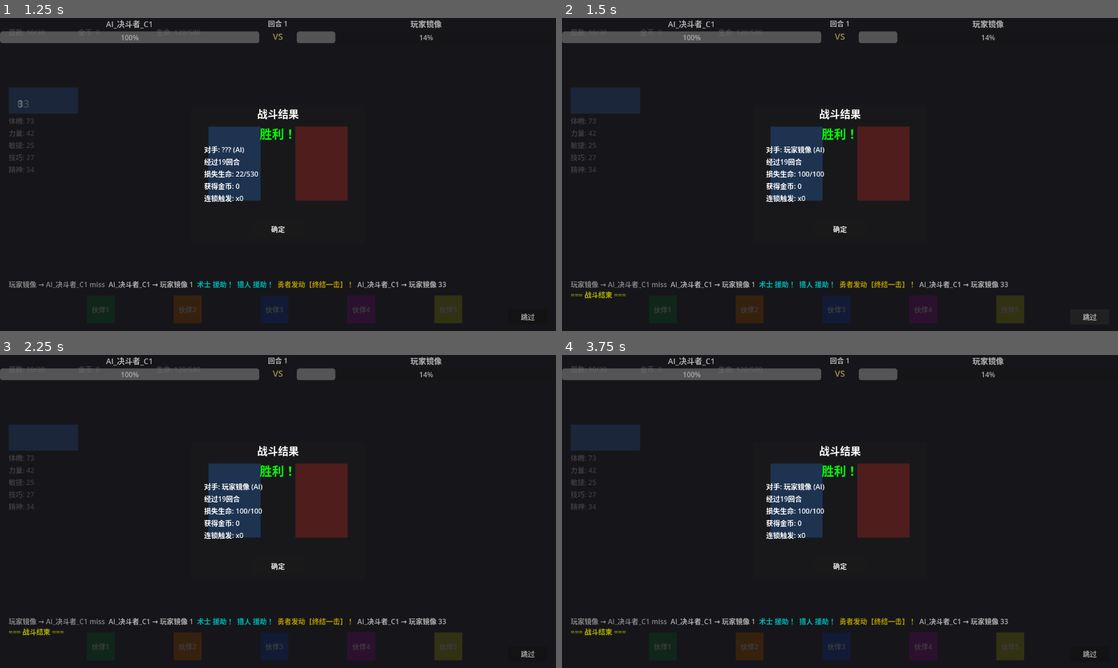
Above: before the commit, frames 1-4 (two rows, left to right).
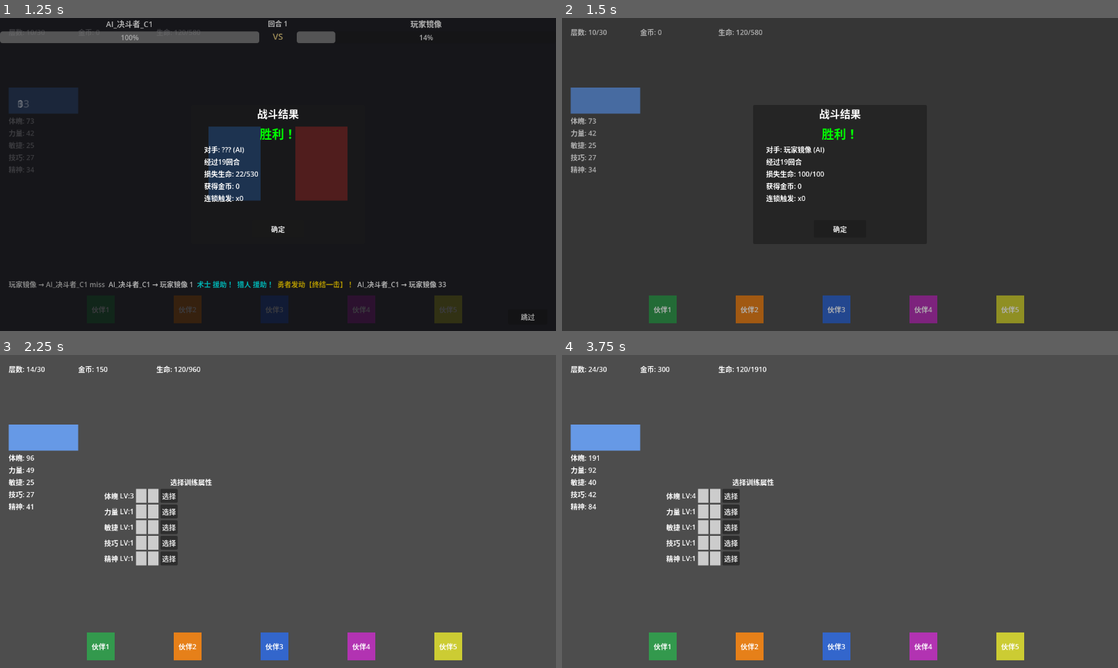
Above: after the commit, the same moments.

Repository: TianYu0321/Hero-Battle
Game: Godot game, scene res://scenes/test/test_full_run_30_turns.tscn
The game is run twice, just before and just after one commit, with the same random seed, the same clock (stepped at 60 frames per second) and the same inputs. This scene is started directly instead of the project's main scene.
Inputs:
- Up to frame 1 (1.25 s): click "确定" at 0.5 s
- Up to frame 2 (1.5 s): click "跳过" at 1.25 s
- Up to frame 3 (2.25 s): click "确定" at 2 s
- Up to frame 4 (3.75 s): click "跳过" at 2.75 s; click "确定" at 3.5 s

Frame 1 is identical in both runs. In frame 2, 89% of the frame differs, in the area x 0-100%, y 0-100%; in frame 3, 97%; in frame 4, 97%.

Commit message:
fix: hide battle_animation_panel before showing summary to avoid overlay

Diff:
--- a/scenes/run_main/run_main.gd
+++ b/scenes/run_main/run_main.gd
@@ -610,6 +610,9 @@
 	_show_battle_summary(_pending_battle_result)
 
 func _show_battle_summary(battle_result: Dictionary) -> void:
+	# 先隐藏战斗动画面板，避免叠加混乱
+	battle_animation_panel.visible = false
+
 	battle_summary_panel.show_result(battle_result)
 	_show_modal_panel(battle_summary_panel)
 	if not battle_summary_panel.confirmed.is_connected(_on_battle_summary_confirmed):
